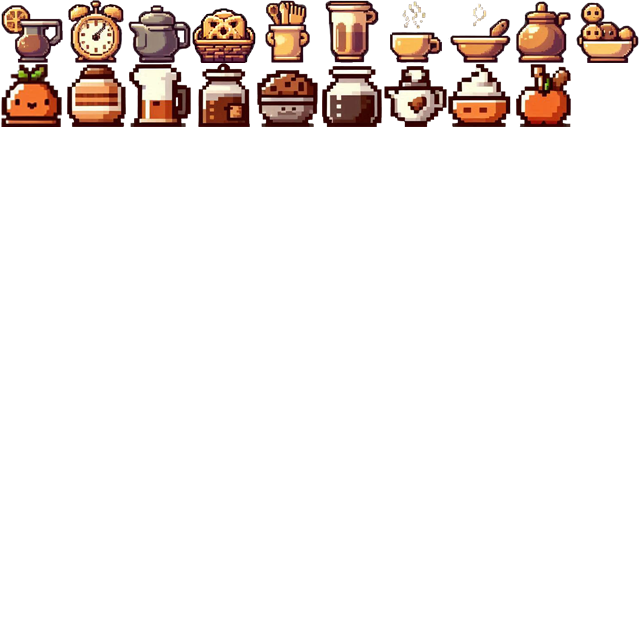
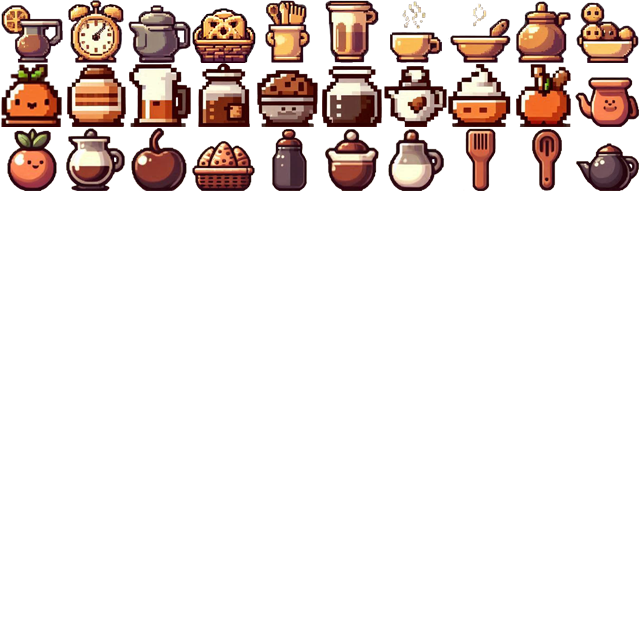
Layered file, before and after one edit (640x640). Changes by layer:
added group "Linha 2" with 10 layers above "Linha 3" over [575, 77, 639, 127]
added layer "Camada 20" in group "Linha 2" over [575, 77, 639, 127]
added group "Linha 3" with 10 layers above "Camada 0" over [7, 127, 639, 191]
added layer "Camada 21" in group "Linha 3" over [7, 128, 57, 191]
added layer "Camada 22" in group "Linha 3" over [66, 128, 125, 191]
added layer "Camada 23" in group "Linha 3" over [131, 128, 187, 191]
added layer "Camada 24" in group "Linha 3" over [192, 141, 255, 191]
added layer "Camada 25" in group "Linha 3" over [272, 129, 307, 191]
added layer "Camada 26" in group "Linha 3" over [325, 129, 379, 191]
added layer "Camada 27" in group "Linha 3" over [388, 129, 444, 191]
added layer "Camada 28" in group "Linha 3" over [463, 127, 496, 191]
added layer "Camada 29" in group "Linha 3" over [532, 129, 562, 191]
added layer "Camada 30" in group "Linha 3" over [576, 143, 639, 191]
